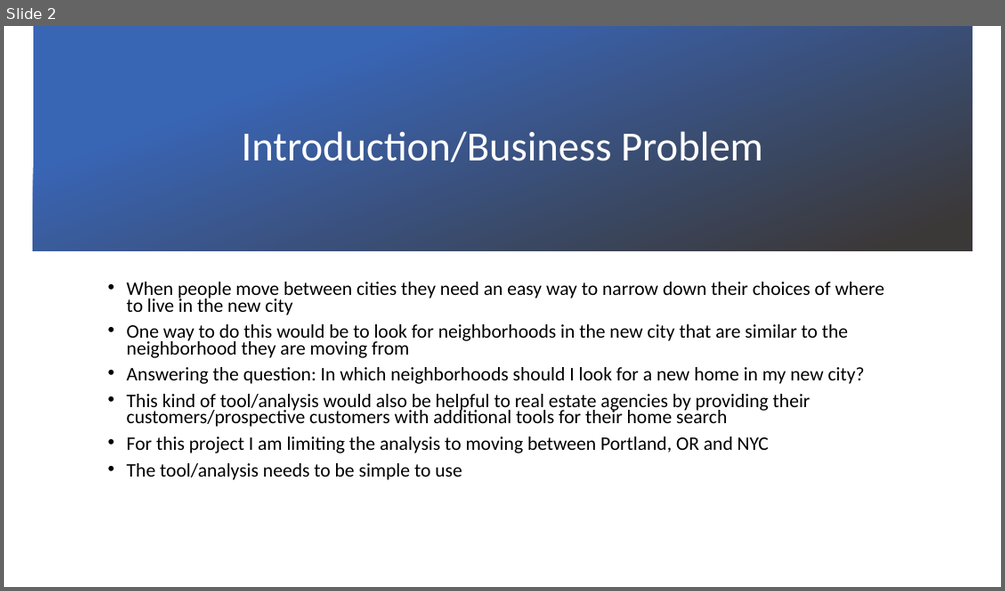
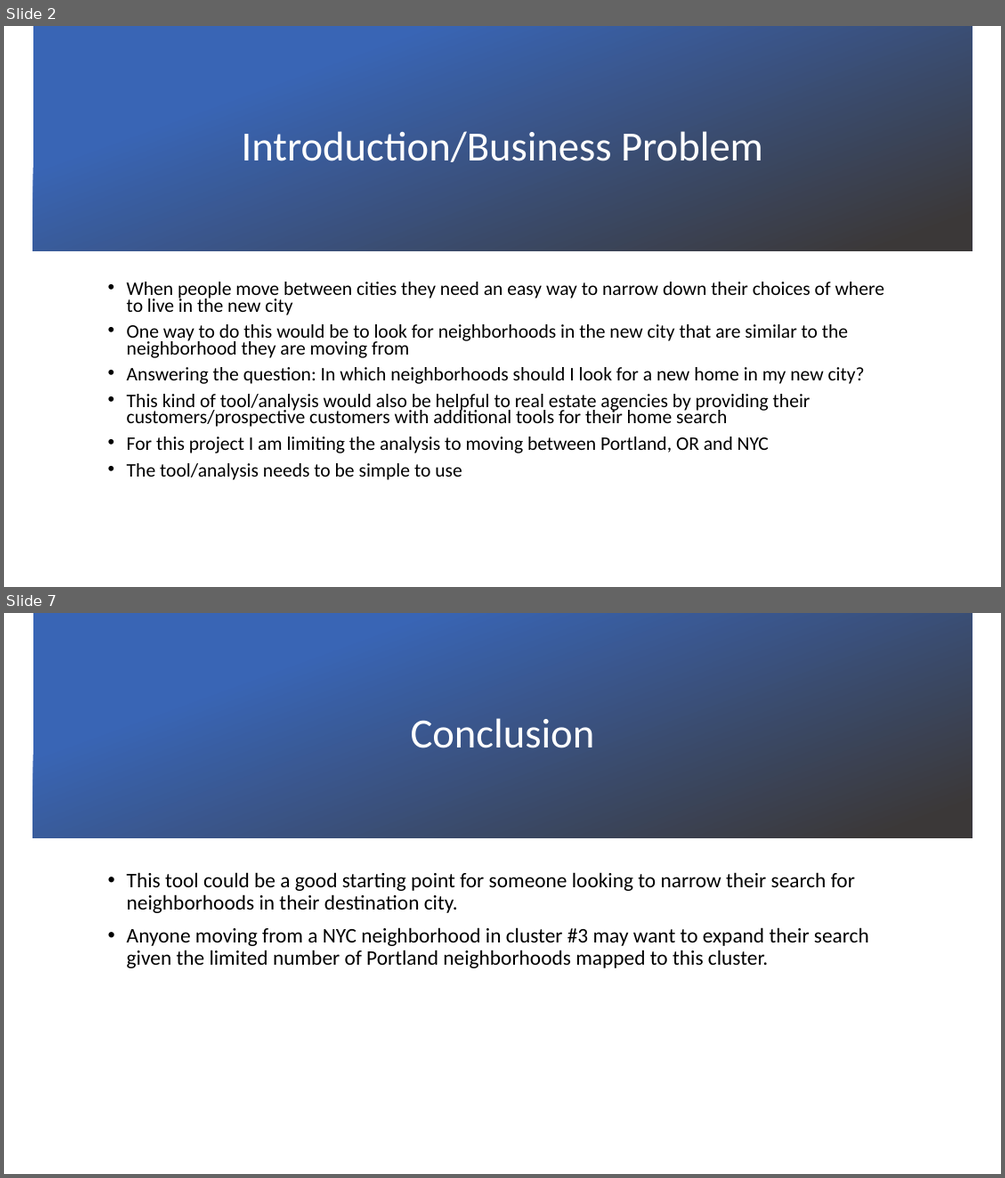
Before and after one commit to tferkel4006/Coursera_Capstone, a slide deck: Battle Of The Neighborhoods.pptx. Shown one above the other, each under a label of ours: slide 2 before the commit, slides 2 and 7 after it; the slides between them are not shown. The pictures are 1005x591 and 1005x1178 pixels, drawn with LibreOffice and Linux fonts; fonts in the diff are those of the drawing; background and template pictures are left out. Boxes give left, top, right and bottom in pixels: in the first picture for what was removed or moved away, otherwise in the second. Text is boxed around its words. In the diff, an @@ line names an element or a change of style, - is before the commit and + after.

```diff
--- a/Battle Of The Neighborhoods.pptx
+++ b/Battle Of The Neighborhoods.pptx
@@ slide 7 added at (x1=4, y1=613, x2=1001, y2=1174), background picture (left out) @@
@@ rectangle added at (x1=33, y1=613, x2=972, y2=838), fill gradient #3965B5 to #3B3838 @@
@@ title added at (x1=411, y1=718, x2=595, y2=748), 40 pt, text #FFFFFF @@
+Conclusion
@@ text added at (x1=127, y1=872, x2=869, y2=968), 20 pt, text #000000 @@
+• This tool could be a good starting point for someone looking to narrow their search for neighborhoods in their destination city.
+• Anyone moving from a NYC neighborhood in cluster #3 may want to expand their search given the limited number of Portland neighborhoods mapped to this cluster.
```
Also in this commit, not shown: 1 slide changed, 3 other slides added.
